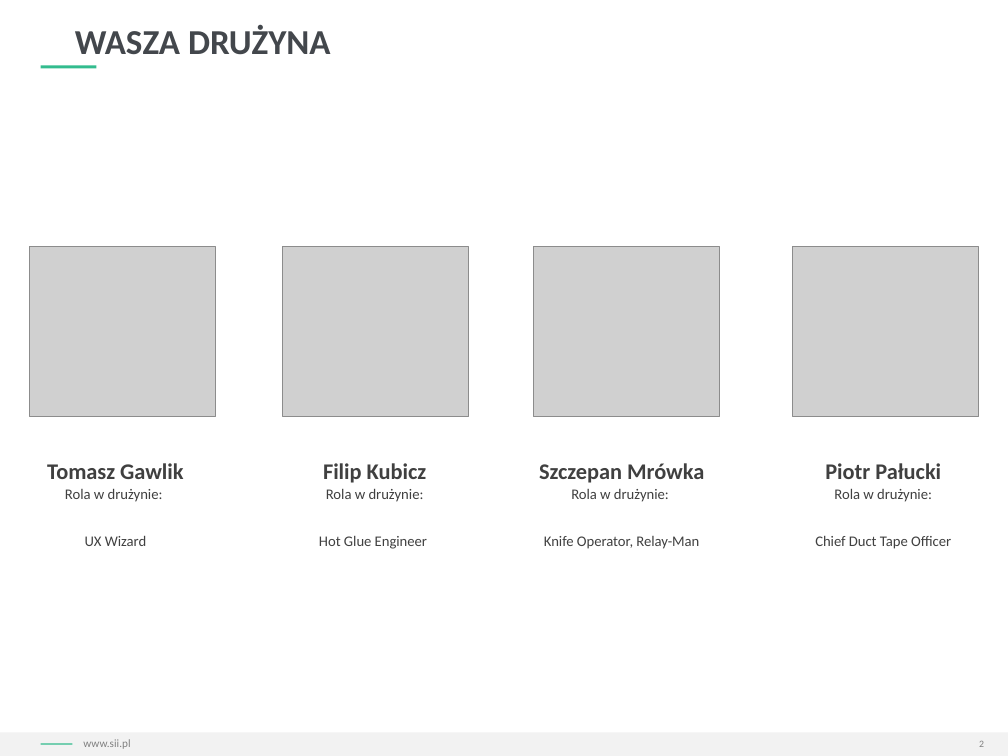
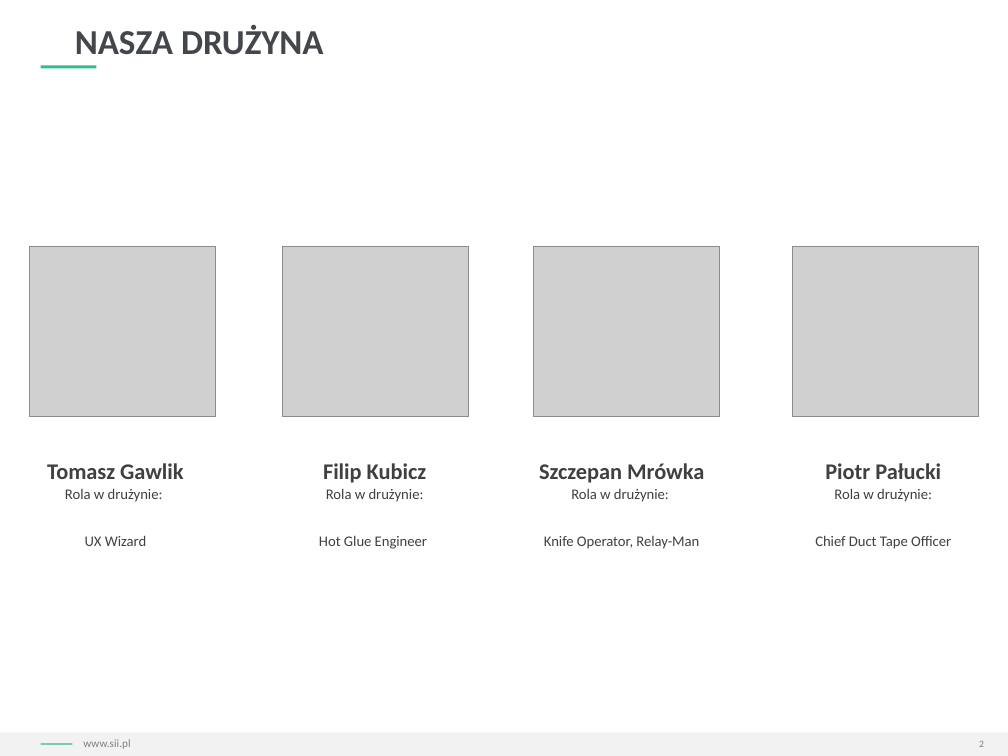
Before and after one commit to Qbicz/iot-home-security-hackathon, a slide deck: slide 2 of PPT_dla_uczestników_LC16.pptx. Drawn at 1008x756 pixels with LibreOffice and Linux fonts; fonts in the diff are those of the drawing; grey boxes stand for pictures; background and template pictures are left out. Boxes give left, top, right and bottom in pixels: in the first picture for what was removed or moved away, otherwise in the second. Text is boxed around its words. In the diff, an @@ line names an element or a change of style, - is before the commit and + after.

```diff
--- a/PPT_dla_uczestników_LC16.pptx
+++ b/PPT_dla_uczestników_LC16.pptx
@@ text at (75,25,324,55): text changed @@
-WASZA DRUŻYNA
+NASZA DRUŻYNA
```
Also in this commit, not shown: 3 other slides changed, 2 slides added, 3 slides removed, 2 other files.
